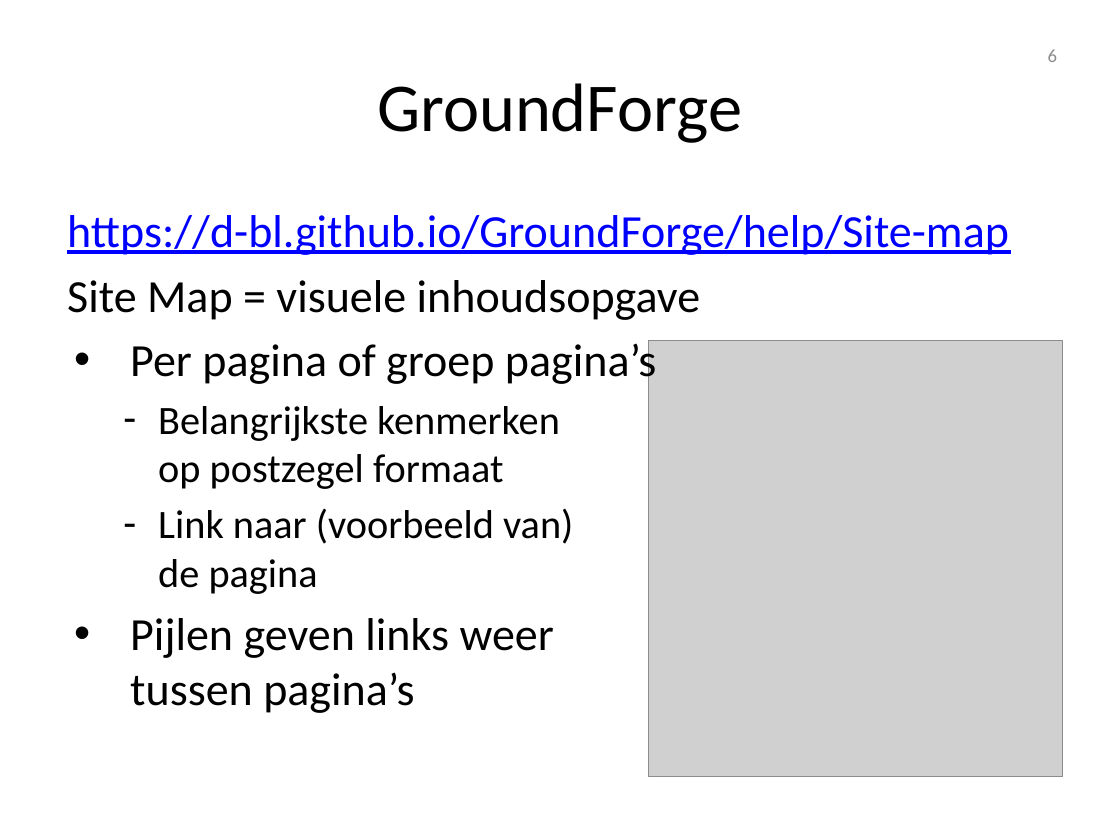
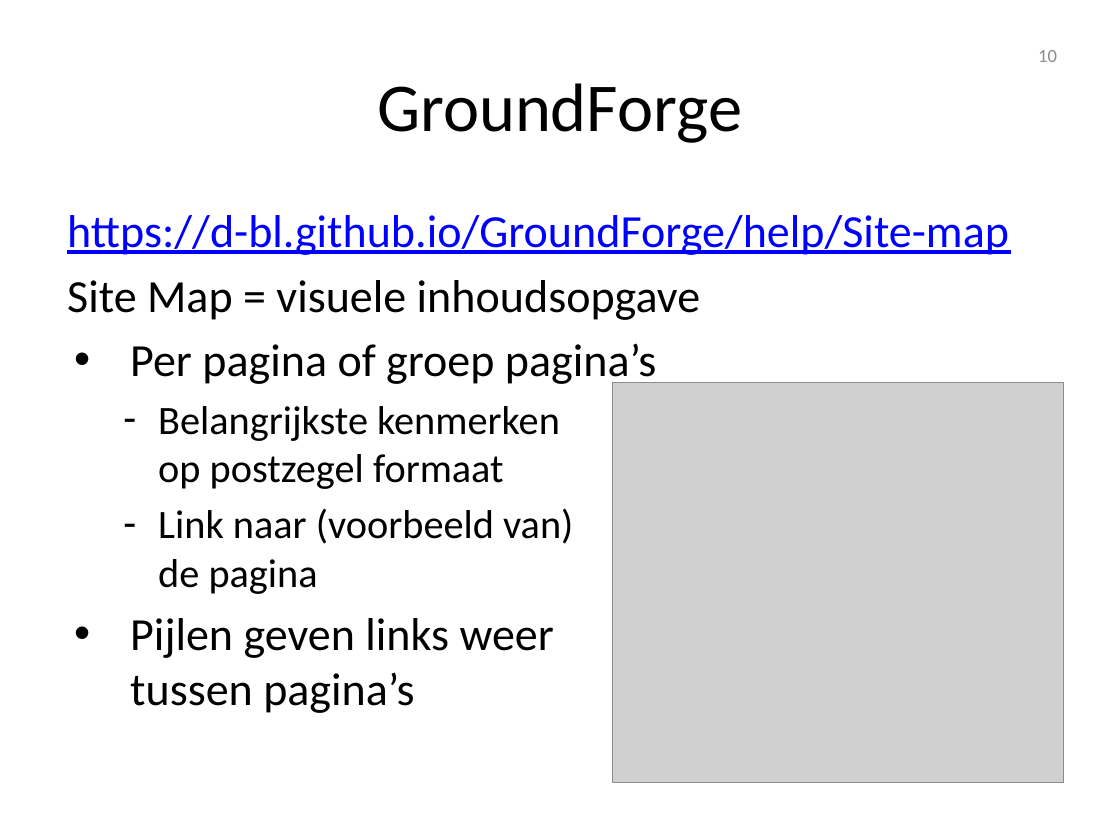
Before and after one commit to d-bl/GroundForge-help, a slide deck: slide 10 of docs/help/NL.pptx (slide 6 before the commit). Drawn at 1120x840 pixels with LibreOffice and Linux fonts; fonts in the diff are those of the drawing; grey boxes stand for pictures; background and template pictures are left out. Boxes give left, top, right and bottom in pixels: in the first picture for what was removed or moved away, otherwise in the second. Text is boxed around its words. In the diff, an @@ line names an element or a change of style, - is before the commit and + after.

```diff
--- a/docs/help/NL.pptx
+++ b/docs/help/NL.pptx
@@ page number at <box>1038,50,1057,62</box>: text changed @@
-6
+10
@@ picture: place and size @@
-picture at <box>648,340,1063,776</box>
+picture at <box>613,383,1064,783</box>
```
Also in this commit, not shown: 9 other slides changed, 4 slides added, 8 slides removed, 1 other file.
